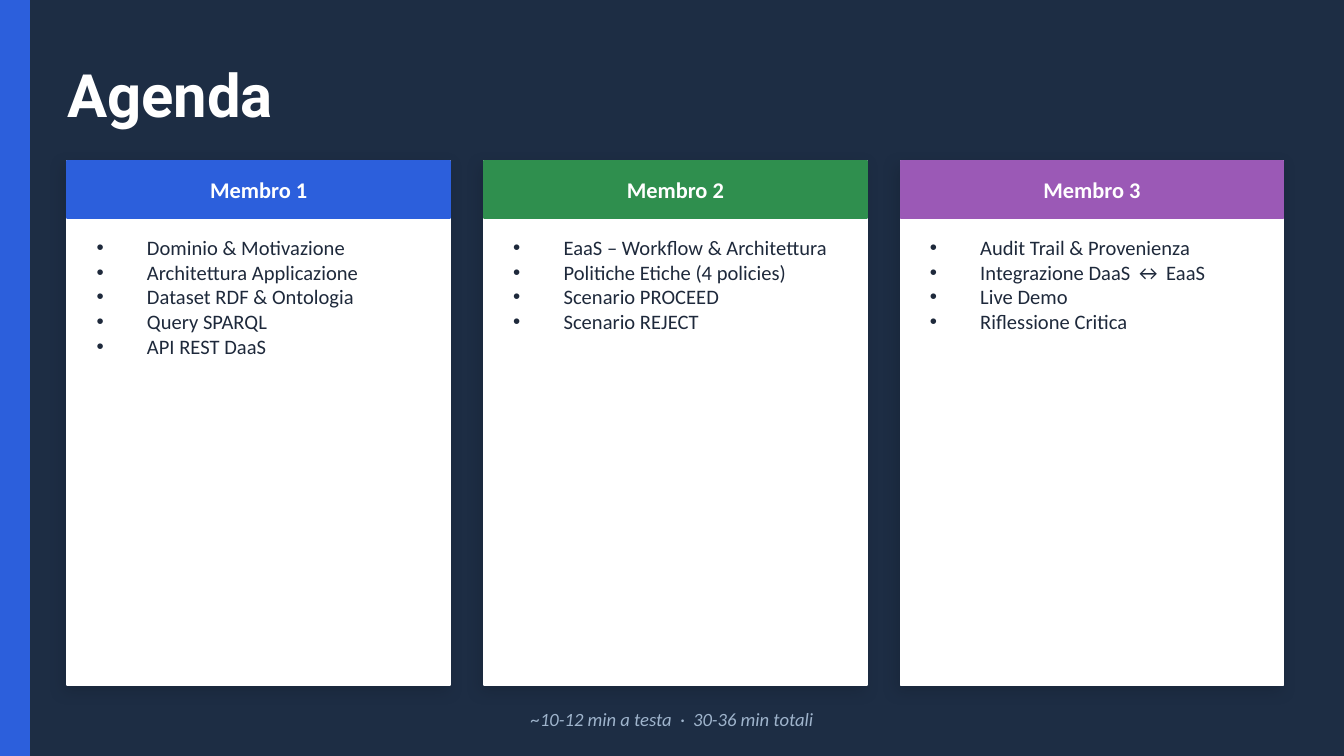
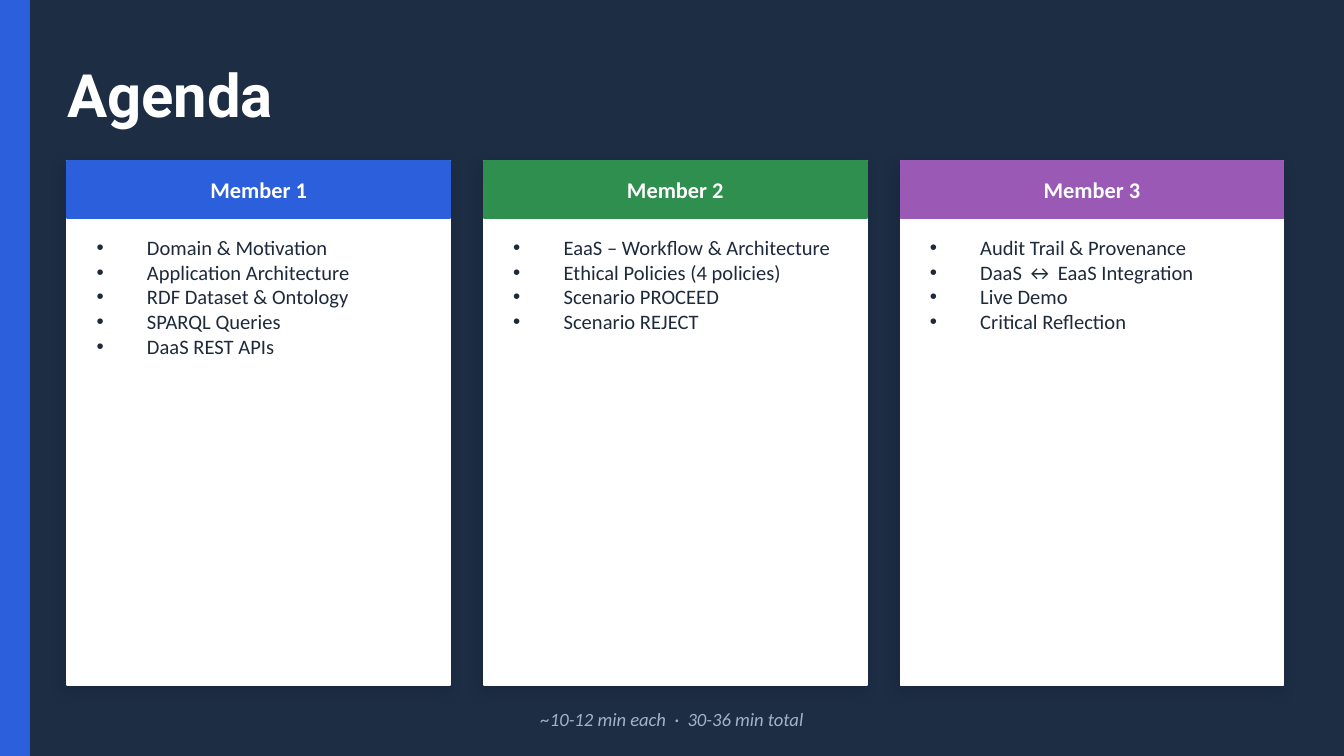
Before and after one commit to ediscota/SOSE-Homework, a slide deck: slide 2 of slides/SoSE-Employment-DaaS-EaaS.pptx. Drawn at 1344x756 pixels with LibreOffice and Linux fonts; fonts in the diff are those of the drawing. Boxes give left, top, right and bottom in pixels: in the first picture for what was removed or moved away, otherwise in the second. Text is boxed around its words. In the diff, an @@ line names an element or a change of style, - is before the commit and + after.

```diff
--- a/slides/SoSE-Employment-DaaS-EaaS.pptx
+++ b/slides/SoSE-Employment-DaaS-EaaS.pptx
@@ text at box(210, 182, 307, 198): text changed @@
-Membro 1
+Member 1
@@ text at box(627, 182, 723, 198): text changed @@
-Membro 2
+Member 2
@@ text at box(1044, 182, 1140, 198): text changed @@
-Membro 3
+Member 3
@@ text at box(147, 241, 349, 354): text changed @@
-• Dominio & Motivazione
-• Architettura Applicazione
-• Dataset RDF & Ontologia
-• Query SPARQL
-• API REST DaaS
+• Domain & Motivation
+• Application Architecture
+• RDF Dataset & Ontology
+• SPARQL Queries
+• DaaS REST APIs
@@ text at box(564, 240, 829, 284): text changed @@
-• EaaS – Workflow & Architettura
-• Politiche Etiche (4 policies)
+• EaaS – Workflow & Architecture
+• Ethical Policies (4 policies)
@@ text at box(980, 240, 1193, 284): text changed @@
-• Audit Trail & Provenienza
-• Integrazione DaaS ↔ EaaS
+• Audit Trail & Provenance
+• DaaS ↔ EaaS Integration
@@ text at box(980, 314, 1126, 329): text changed @@
-• Riflessione Critica
+• Critical Reflection
@@ text at box(541, 713, 803, 726): text changed @@
-~10-12 min a testa · 30-36 min totali
+~10-12 min each · 30-36 min total
```
Also in this commit, not shown: 19 other slides changed, 2 slides added, 2 slides removed, 2 other files.
